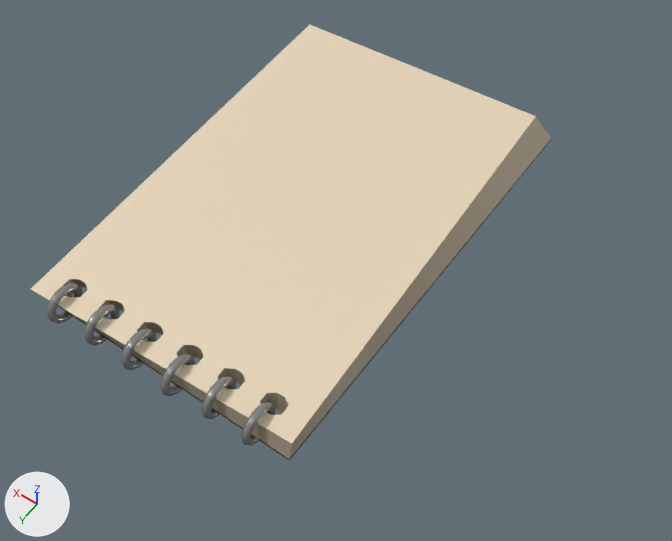
The FBX model Assets/Placeholder 3D models/Level assets/Saija_models/Notebook/Notebook_joined.fbx as it was, and as the next commit left it.
Rendered twice from a 50 mm camera at (-1.97, 3.39, 4.76) aimed at (0.25, 0.27, -0.14). Every picture has the same lights, and +X, +Y and +Z are marked at lower left.

Before the edit, the objects in view are built like this:
```python
mat_notebook_pages = principled_material('Notebook_pages')
mat_notebook_pages.base_color = (0.326, 0.273, 0.201)  # brown #9b8f7c
me_cube_003 = bpy.data.meshes.new('Cube.003')
me_cube_003.from_pydata(...)  # 2208 vertices, 2218 faces; spans x -100.0..117.0, y -300.0..314.0, z -108.0..103.0
# faces by material slot: [545, 136, 457, 1080]
me_cube_003.materials.append(mat_notebook_covers)  # black #000000
me_cube_003.materials.append(mat_notebook_pages)  # brown #9b8f7c
me_cube_003.materials.append(mat_notebook_top_page)  # beige #e7d5b9
me_cube_003.materials.append(mat_rings)  # grey #9b9b9b
ob_notebook = bpy.data.objects.new('Notebook', me_cube_003)
ob_notebook.location = (0.639, 0.0, 0.0)
ob_notebook.rotation_euler = (1.571, 0.0, 3.142)  # degrees (90, 0, 180)
ob_notebook.scale = (-0.01, -0.000455, -0.0159)
```
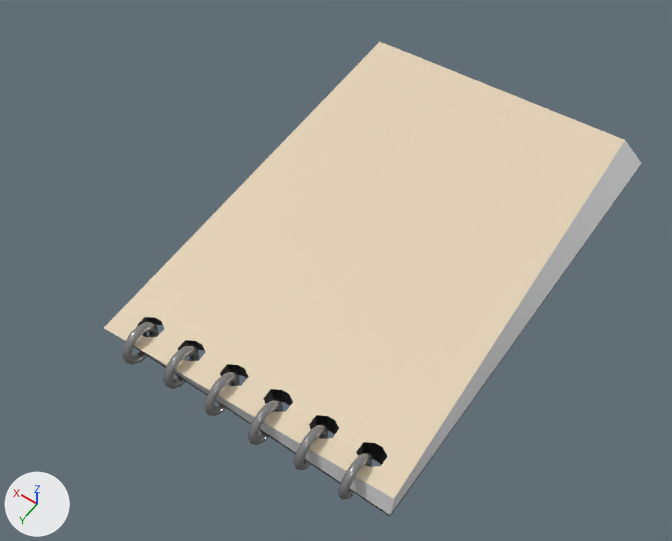
The newer file is also turned or shifted as a whole; pictures and numbers use the older file's frame.

Boxes (x1, y1, x2, y2) around the edits, measured in the pictures (672 x 541 px; the box of a moved part takes in the faces that stretch with it):
```json
{"object": "Notebook", "change": "recoloured, reshaped, moved, turned, rescaled", "before": [31, 25, 551, 460], "after": [104, 42, 642, 516]}
{"part": 1, "of": "me_cube_003", "change": "moved or reshaped", "before": [31, 25, 551, 460], "after": [104, 42, 642, 516]}
{"part": 2, "of": "me_cube_003", "change": "added", "after": [122, 322, 159, 365]}
{"part": 3, "of": "me_cube_003", "change": "added", "after": [338, 453, 372, 500]}
{"part": 4, "of": "me_cube_003", "change": "added", "after": [294, 424, 328, 470]}
{"part": 5, "of": "me_cube_003", "change": "added", "after": [248, 400, 283, 445]}
{"part": 6, "of": "me_cube_003", "change": "added", "after": [204, 372, 240, 416]}
{"part": 7, "of": "me_cube_003", "change": "added", "after": [163, 345, 199, 389]}
{"part": 8, "of": "me_cube_003", "change": "deleted", "before": [47, 283, 275, 446]}
```

Scene script edits in JSON lines:
```json
{"op": "set", "path": "mat_notebook_pages.base_color", "old": "(0.326, 0.273, 0.201)", "new": "(0.57, 0.57, 0.57)", "note": "brown #9b8f7c -> light grey #c7c7c7"}
{"block": "me_cube_003", "where": "# used by ob_notebook; location = (0.639, 0.0, 0.0); rotation_euler = (1.571, 0.0, 3.142), in degrees (90, 0, 180); scale = (-0.01, -0.000455, -0.0159)"}
{"op": "remove", "block": "me_cube_003", "code": "me_cube_003.from_pydata(...)  # 2208 vertices, 2218 faces; spans x -100.0..117.0, y -300.0..314.0, z -108.0..103.0"}
{"op": "add", "block": "me_cube_003", "code": "me_cube_003.from_pydata(...)  # 2208 vertices, 2218 faces; spans x -100.0..117.0, y -14.0..14.0, z -171.0..163.0"}
{"block": "me_cube_003", "change": "me_cube_003 part 1: the loose piece of 1128 vertices spanning x -100.0..117.0, y -100.0..140.0, z -103.0..103.0 is scaled about the mesh origin by (1, -0.0455, 1.59)"}
{"block": "me_cube_003", "change": "me_cube_003 part 2: a new loose piece, a torus around x (ring radius 11.3, tube radius 2.8) spanning x 75.8..81.4, y -14.3..13.6, z -170.9..-142.8, in mat_rings (grey #9b9b9b)"}
{"block": "me_cube_003", "change": "me_cube_003 part 3: a new loose piece, a torus around x (ring radius 11.3, tube radius 2.8) spanning x -76.4..-70.8, y -14.3..13.6, z -167.0..-138.9, in mat_rings (grey #9b9b9b)"}
{"block": "me_cube_003", "change": "me_cube_003 part 4: a new loose piece, a torus around x (ring radius 11.3, tube radius 2.8) spanning x -46.9..-41.3, y -14.3..13.6, z -167.0..-138.9, in mat_rings (grey #9b9b9b)"}
{"block": "me_cube_003", "change": "me_cube_003 part 5: a new loose piece, a torus around x (ring radius 11.3, tube radius 2.8) spanning x -17.1..-11.5, y -14.3..13.6, z -169.4..-141.3, in mat_rings (grey #9b9b9b)"}
{"block": "me_cube_003", "change": "me_cube_003 part 6: a new loose piece, a torus around x (ring radius 11.3, tube radius 2.8) spanning x 14.2..19.9, y -14.3..13.6, z -169.4..-141.3, in mat_rings (grey #9b9b9b)"}
{"block": "me_cube_003", "change": "me_cube_003 part 7: a new loose piece, a torus around x (ring radius 11.3, tube radius 2.8) spanning x 45.1..50.8, y -14.3..13.6, z -169.4..-141.3, in mat_rings (grey #9b9b9b)"}
{"block": "me_cube_003", "change": "me_cube_003 part 8: 6 loose pieces with 1080 vertices, spanning x -76.0..81.0, y -300.0..314.0, z -108.0..-87.0, are deleted"}
{"op": "set", "path": "ob_notebook.location", "old": "(0.639, 0.0, 0.0)", "new": "(-0.035, 0.0, 0.138)"}
{"op": "set", "path": "ob_notebook.rotation_euler", "old": "(1.571, 0.0, 3.142)", "new": "(1.571, 0.0, 0.0)", "note": "degrees (90, 0, 180) -> degrees (90, 0, 0)"}
{"op": "set", "path": "ob_notebook.scale", "old": "(-0.01, -0.000455, -0.0159)", "new": "(0.01, 0.01, 0.01)"}
```
